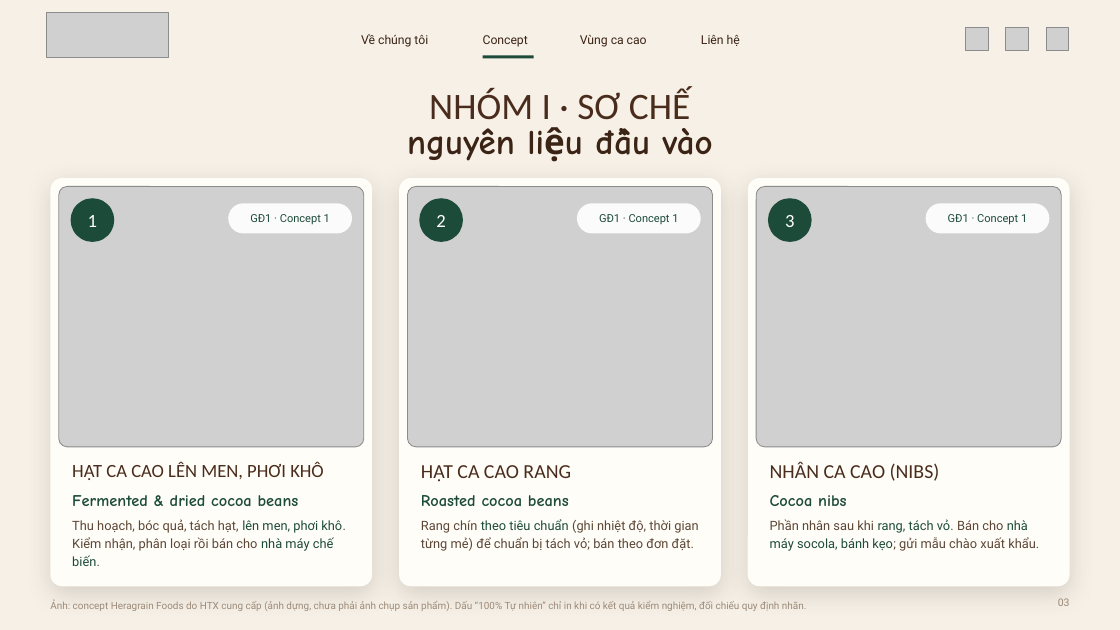
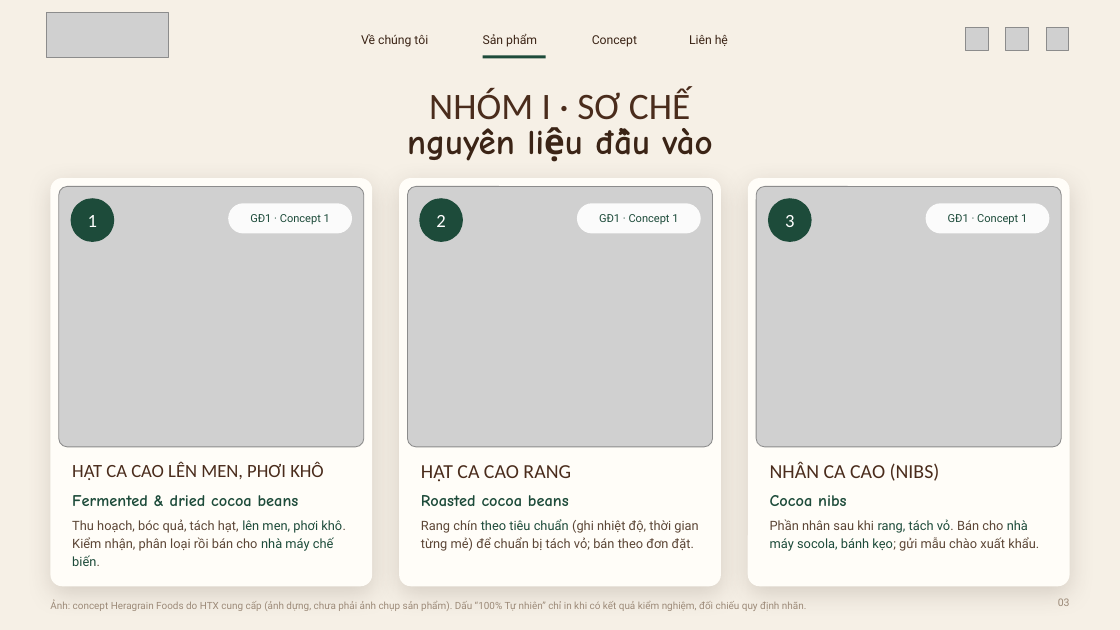
Before and after one commit to dakojsc-maker/ATL--DAKO, a slide deck: slide 3 of heragrain-cacao/1-concept-san-pham/Heragrain-Cacao_5-concept-san-pham.pptx. Drawn at 1120x630 pixels with LibreOffice and Linux fonts; fonts in the diff are those of the drawing; grey boxes stand for pictures; background and template pictures are left out. Boxes give left, top, right and bottom in pixels: in the first picture for what was removed or moved away, otherwise in the second. Text is boxed around its words. In the diff, an @@ line names an element or a change of style, - is before the commit and + after.

```diff
--- a/heragrain-cacao/1-concept-san-pham/Heragrain-Cacao_5-concept-san-pham.pptx
+++ b/heragrain-cacao/1-concept-san-pham/Heragrain-Cacao_5-concept-san-pham.pptx
@@ text "Concept": place and size @@
-text "Concept" at [483, 35, 528, 47]
+text "Concept" at [592, 35, 637, 47]
@@ text "Liên hệ": place and size @@
-text "Liên hệ" at [701, 35, 740, 46]
+text "Liên hệ" at [689, 35, 728, 46]
@@ rectangle: place and size @@
-rectangle at [483, 55, 534, 59]
+rectangle at [483, 55, 546, 59]
@@ text added at [483, 34, 537, 47], 10.5 pt, text #3B2416 @@
+Sản phẩm
@@ text removed at [580, 35, 647, 47] @@
-Vùng ca cao
```
Also in this commit, not shown: 22 other slides changed, 3 slides added, 3 slides removed, 16 other files.
